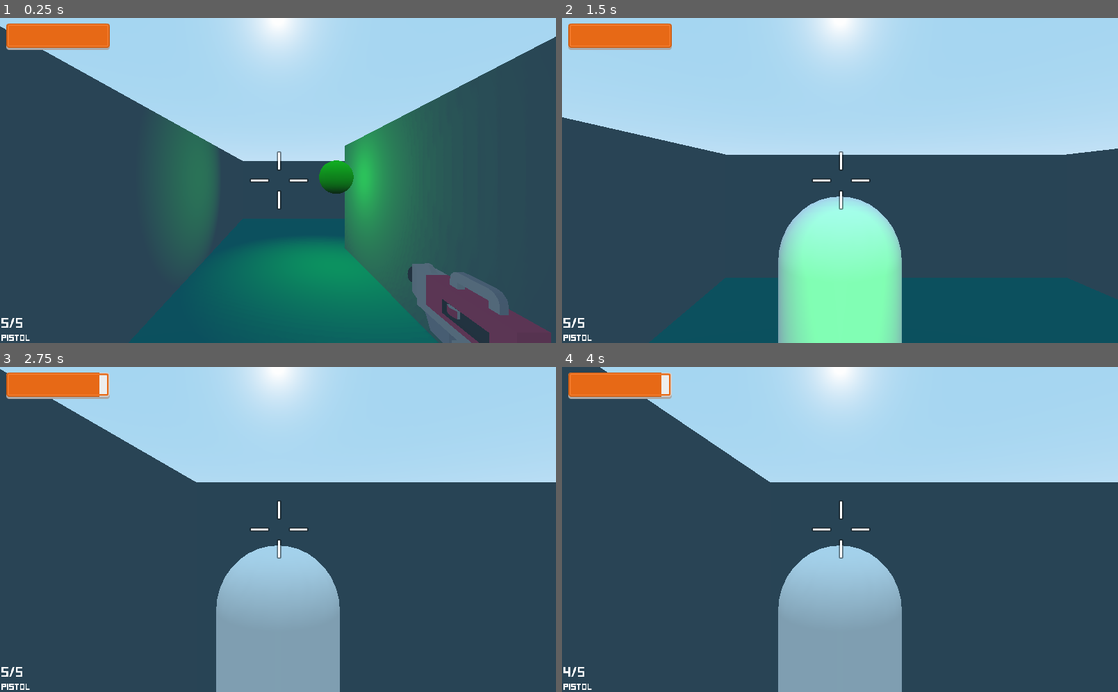
Above: before the commit, frames 1-4 (two rows, left to right).
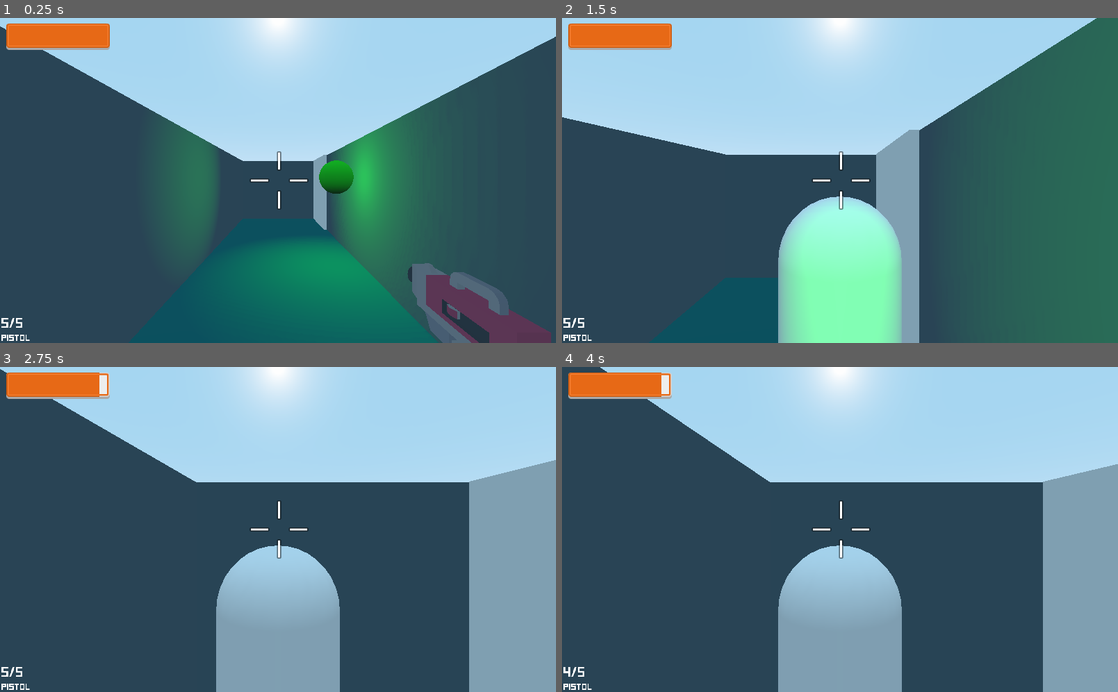
Above: after the commit, the same moments.

Repository: realyurimednikov/fps-sandbox
Game: Godot game, scene res://Levels/DemoLevel.tscn
Same seed, same stepped clock (60 frames per second), same inputs: the game is played once before the commit and once after it.
Inputs (mouse positions are in pixels of both pictures, inside the frame that each line leads up to):
- Up to frame 1 (0.25 s): no input
- Up to frame 2 (1.5 s): tap Enter at 0.5 s; move the mouse to (867, 180) at 0.52 s; hold W (move_forward) from 0.53 s (still down); tap E (interact) at 0.6 s; tap Space (jump) at 0.77 s; move the mouse to (812, 180) at 1.27 s; tap C (camera_switch) at 1.35 s
- Up to frame 3 (2.75 s): keep holding W (move_forward); tap Space (jump) at 1.52 s; tap E (interact) at 1.55, 2.3 s; move the mouse to (289, 523) at 2.02 s; tap Z (damage_player) at 2.1 s
- Up to frame 4 (4 s): keep holding W (move_forward); move the mouse to (834, 536) at 2.77 s; tap E (interact) at 2.85, 3.8 s; tap Space (jump) at 3.02, 3.77 s; move the mouse to (878, 532) at 3.52 s; click (878, 532) at 3.6 s

The runs differ from the first frame. In frame 1, 0.8% of the frame differs, in the area x 56-62%, y 39-71%; in frame 2, 28%, in the area x 56-100%, y 0-100%; in frame 3, 11%; in frame 4, 9.1%.

Commit message:
Added doors

Diff:
--- /dev/null
+++ b/Interactable/InteractableDoor.gd
@@ -0,0 +1,11 @@
+extends Interactable
+
+onready var animation_player = $"./AnimationPlayer"
+
+
+func get_interaction_text():
+	return 'open the door'
+
+
+func interact():
+	animation_player.play('Open')
--- a/Levels/DemoLevel.tscn
+++ b/Levels/DemoLevel.tscn
@@ -1,9 +1,10 @@
-[gd_scene load_steps=11 format=2]
+[gd_scene load_steps=12 format=2]
 
 [ext_resource path="res://Player/Player.tscn" type="PackedScene" id=1]
 [ext_resource path="res://Objects/HealthBox.tscn" type="PackedScene" id=2]
 [ext_resource path="res://Objects/DestroyableLight.tscn" type="PackedScene" id=3]
 [ext_resource path="res://Objects/Enemy.tscn" type="PackedScene" id=4]
+[ext_resource path="res://Objects/Door.tscn" type="PackedScene" id=5]
 
 [sub_resource type="PlaneMesh" id=1]
 size = Vector2( 20, 20 )
@@ -65,7 +66,7 @@
 shape = SubResource( 6 )
 
 [node name="Wall3" type="StaticBody" parent="Walls"]
-transform = Transform( 1, 0, 0, 0, 1, 0, 0, 0, 1.2104, -3.44992, 2, 3.97377 )
+transform = Transform( 1, 0, 0, 0, 1, 0, 0, 0, 1.5, -3.44992, 2, 2.06122 )
 collision_layer = 8
 collision_mask = 7
 
@@ -78,7 +79,7 @@
 shape = SubResource( 6 )
 
 [node name="Wall4" type="StaticBody" parent="Walls"]
-transform = Transform( 1, 0, 0, 0, 1, 0, 0, 0, 1.2104, 2.56541, 2, -4.01023 )
+transform = Transform( 1, 0, 0, 0, 1, 0, 0, 0, 1.5, 2.56541, 2, -2.07541 )
 collision_layer = 8
 collision_mask = 7
 
@@ -129,9 +130,6 @@
 [node name="DestroyableLight2" parent="Lights" instance=ExtResource( 3 )]
 transform = Transform( 1, 0, 0, 0, 1, 0, 0, 0, 1, 3.85546, 3.31879, 0.4082 )
 
-[node name="Player" parent="." instance=ExtResource( 1 )]
-transform = Transform( 1, 0, 0, 0, 1, 0, 0, 0, 1, -6.58241, 1.60857, 6.97364 )
-
 [node name="Enemies" type="Node" parent="."]
 
 [node name="Enemy" parent="Enemies" instance=ExtResource( 4 )]
@@ -139,3 +137,14 @@
 
 [node name="Enemy2" parent="Enemies" instance=ExtResource( 4 )]
 transform = Transform( -0.999984, 3.05163e-11, -0.00570695, 3.05159e-11, 1, 1.63272e-13, 0.00570695, -1.04216e-14, -0.999984, 6.62437, 1.58375, -1.15394 )
+
+[node name="Doors" type="Node" parent="."]
+
+[node name="Door" parent="Doors" instance=ExtResource( 5 )]
+transform = Transform( 1, 0, 0, 0, 1, 0, 0, 0, 1, -3.44436, 2.01258, -7.26171 )
+
+[node name="Door2" parent="Doors" instance=ExtResource( 5 )]
+transform = Transform( 1, 0, 0, 0, 1, 0, 0, 0, 1, 2.62847, 1.92657, 7.29639 )
+
+[node name="Player" parent="." instance=ExtResource( 1 )]
+transform = Transform( 1, 0, 0, 0, 1, 0, 0, 0, 1, -6.58241, 1.60857, 6.97364 )
--- /dev/null
+++ b/Objects/Door.tscn
@@ -0,0 +1,52 @@
+[gd_scene load_steps=5 format=2]
+
+[ext_resource path="res://Interactable/InteractableDoor.gd" type="Script" id=1]
+
+[sub_resource type="CubeMesh" id=1]
+
+[sub_resource type="BoxShape" id=2]
+extents = Vector3( 0.771791, 1.7683, 1.7566 )
+
+[sub_resource type="Animation" id=3]
+resource_name = "Open"
+length = 4.0
+tracks/0/type = "value"
+tracks/0/path = NodePath("MeshInstance:translation")
+tracks/0/interp = 1
+tracks/0/loop_wrap = true
+tracks/0/imported = false
+tracks/0/enabled = true
+tracks/0/keys = {
+"times": PoolRealArray( 0, 4 ),
+"transitions": PoolRealArray( 1, 1 ),
+"update": 0,
+"values": [ Vector3( 0, 0, 0 ), Vector3( 0, -3.5, 0 ) ]
+}
+tracks/1/type = "value"
+tracks/1/path = NodePath("CollisionShape:disabled")
+tracks/1/interp = 1
+tracks/1/loop_wrap = true
+tracks/1/imported = false
+tracks/1/enabled = true
+tracks/1/keys = {
+"times": PoolRealArray( 0, 4 ),
+"transitions": PoolRealArray( 1, 1 ),
+"update": 1,
+"values": [ false, true ]
+}
+
+[node name="Door" type="StaticBody"]
+collision_layer = 32
+collision_mask = 3
+script = ExtResource( 1 )
+
+[node name="MeshInstance" type="MeshInstance" parent="."]
+transform = Transform( 0.667, 0, 0, 0, 2, 0, 0, 0, 1.794, 0, 0, 0 )
+mesh = SubResource( 1 )
+material/0 = null
+
+[node name="CollisionShape" type="CollisionShape" parent="."]
+shape = SubResource( 2 )
+
+[node name="AnimationPlayer" type="AnimationPlayer" parent="."]
+anims/Open = SubResource( 3 )
--- a/Player/Player.tscn
+++ b/Player/Player.tscn
@@ -29,7 +29,7 @@
 [node name="InteractionRayCast" type="RayCast" parent="Head/FirstPersonCamera"]
 enabled = true
 cast_to = Vector3( 0, 0, -2 )
-collision_mask = 4
+collision_mask = 36
 script = ExtResource( 3 )
 
 [node name="PistolGun" parent="Head/FirstPersonCamera" instance=ExtResource( 2 )]
--- a/UI/UI.tscn
+++ b/UI/UI.tscn
@@ -11,6 +11,9 @@
 font_data = ExtResource( 5 )
 
 [sub_resource type="DynamicFont" id=2]
+font_data = ExtResource( 5 )
+
+[sub_resource type="DynamicFont" id=3]
 font_data = ExtResource( 5 )
 
 [node name="UI" type="Control" groups=[
@@ -67,15 +70,14 @@
 texture_progress = ExtResource( 3 )
 
 [node name="InteractLabel" type="Label" parent="."]
-visible = false
 anchor_left = 0.5
-anchor_top = 0.5
+anchor_top = 1.0
 anchor_right = 0.5
-anchor_bottom = 0.5
-margin_left = -20.0
-margin_top = -7.0
-margin_right = 20.0
-margin_bottom = 7.0
+anchor_bottom = 1.0
+margin_left = -81.0
+margin_top = -18.0
+margin_right = 81.0
+custom_fonts/font = SubResource( 3 )
 text = "Press E to interact"
 align = 1
 valign = 1
--- a/project.godot
+++ b/project.godot
@@ -121,6 +121,7 @@
 3d_physics/layer_3="Objects"
 3d_physics/layer_4="Environment"
 3d_physics/layer_5="Lights"
+3d_physics/layer_6="Doors"
 
 [rendering]
 
Not shown: 1 places in UI/UI.tscn that only renumber resources
Not shown, changed: README.md
